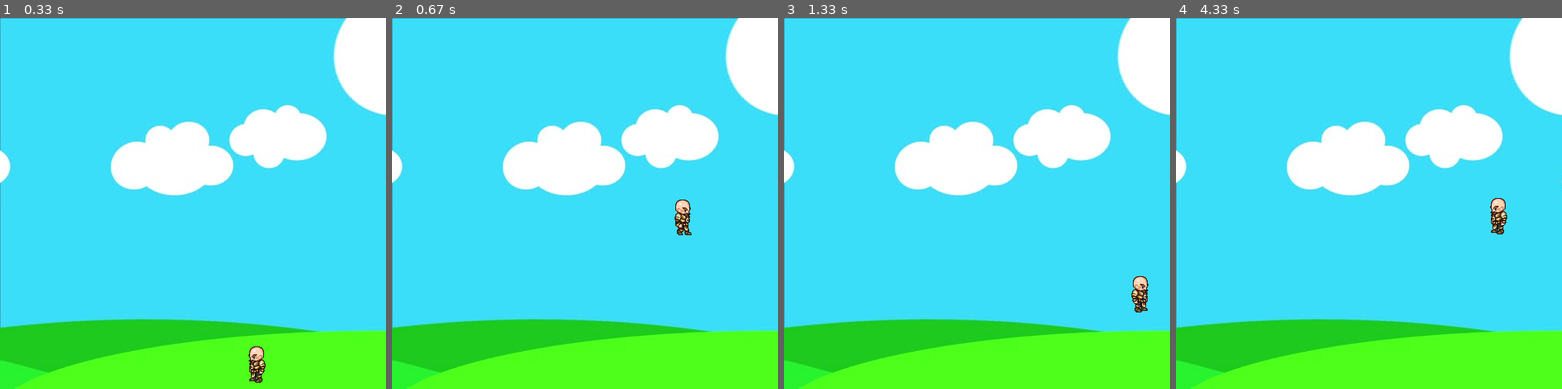
Above: before the commit, frames 1-4 (left to right).
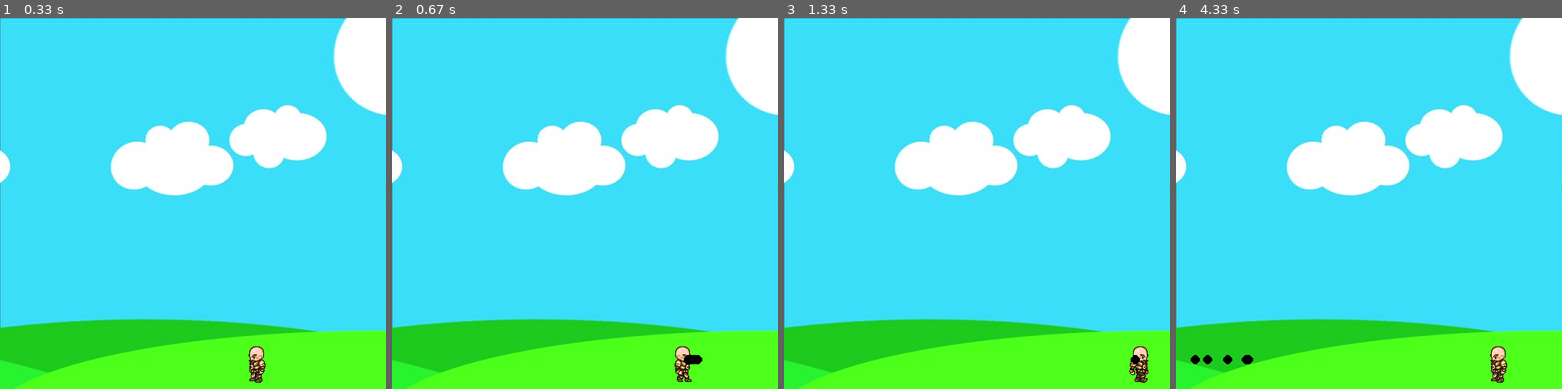
Above: after the commit, the same moments.

Repository: mkennely/learning_pygame
Game: pygame game, started from first_game.py
The game is run twice, just before and just after one commit, with the same random seed, the same clock (stepped at 60 frames per second) and the same inputs.
Inputs:
- Up to frame 1 (0.33 s): no input
- Up to frame 2 (0.67 s): hold Space from 0.33 s (still down); hold Right from 0.33 s (still down)
- Up to frame 3 (1.33 s): release Space at 0.8 s; release Right at 0.8 s; hold Right 0.83-1.3 s; tap Space at 0.9, 1.2 s
- Up to frame 4 (4.33 s): hold Up 1.33-1.63 s; tap Space at 1.4, 1.73, 2.03, 2.23, 2.53, 2.8, 3.1, 3.23, 3.63, 3.93, 4.3 s; hold Right 1.67-2.13 s; hold Left 2.17-2.7 s; hold Left 2.73-3.13 s; hold Up 3.17-3.53 s; hold Right 3.57-4.2 s; hold Left from 4.23 s (still down)

Frame 1 is identical in both runs. In frame 2, 0.7% of the frame differs, in the area x 73-81%, y 48-99%; in frame 3, 0.7%; in frame 4, 0.9%, in the area x 3-86%, y 48-99%.

Commit message:
Shoot bullets from character via spacebar

Diff:
--- a/first_game.py
+++ b/first_game.py
@@ -58,7 +58,7 @@
 
 
 class Projectile(object):
-    def __init__(self, x,y, radius, colour, direction):
+    def __init__(self, x, y, radius, colour, direction):
         self.x = x
         self.y = y
         self.radius = radius
@@ -67,7 +67,7 @@
         self.velocity = 8 * direction
 
     def draw(self, window):
-        pg.draw.circle(window, self.color, (self.x, self.y), self.radius)
+        pg.draw.circle(window, self.colour, (self.x, self.y), self.radius)
 
 
 # load character model images
@@ -99,10 +99,15 @@
 def draw_game_window():
     game_window.blit(game_background, (0, 0))
     main_character.draw(game_window)
+
+    for projectile in bullets_fired:
+        projectile.draw(game_window)
     pg.display.update()
 
 
 main_character = Player(300, 410, 64, 64)
+
+bullets_fired = []
 # the Main loop - as soon as the loop ends the game ends
 while window_alive:
     # using delay in place of a clock
@@ -115,8 +120,18 @@
         if event.type == pg.QUIT:
             window_alive = False
 
+    for bullet in bullets_fired:
+        if 1 < bullet.x < window_width - 1:  # screen boundaries
+            bullet.x += bullet.velocity
+        else:
+            bullets_fired.pop(bullets_fired.index(bullet))
+
     key_inputs = pg.key.get_pressed()
 
+    if key_inputs[pg.K_SPACE]:
+        direction = -1 if main_character.is_left else 1
+        if len(bullets_fired) < 5:
+            bullets_fired.append(Projectile(round(main_character.x + main_character.width // 2), round(main_character.y + main_character.height // 2), 6, (0, 0, 0), direction))
     # print(key_inputs)
     if key_inputs[pg.K_LEFT] and main_character.x > main_character.velocity:
         main_character.x -= main_character.velocity
@@ -133,9 +148,9 @@
         main_character.steps_taken = 0
 
     if not main_character.in_jump:
-        if key_inputs[pg.K_SPACE]:
+        if key_inputs[pg.K_UP]:
             main_character.in_jump = True
-            main_character.set_neutral()
+            # main_character.set_neutral()
             main_character.steps_taken = 0
     else:
         if main_character.jump_iter >= -10:
